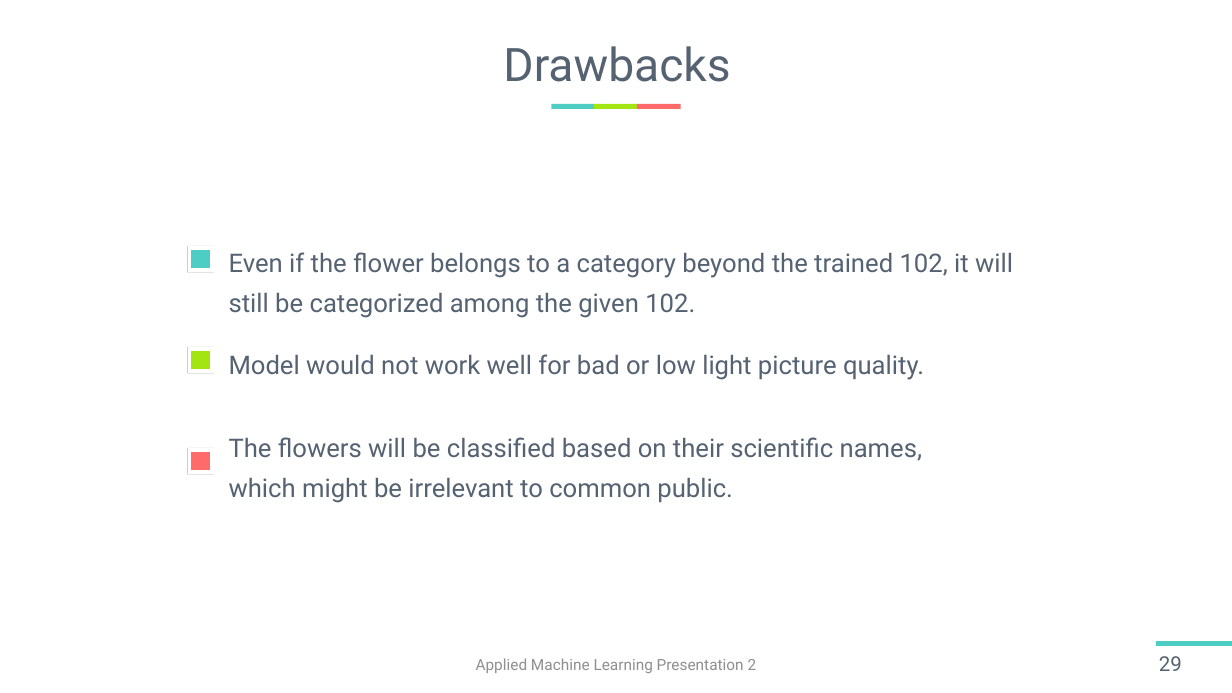
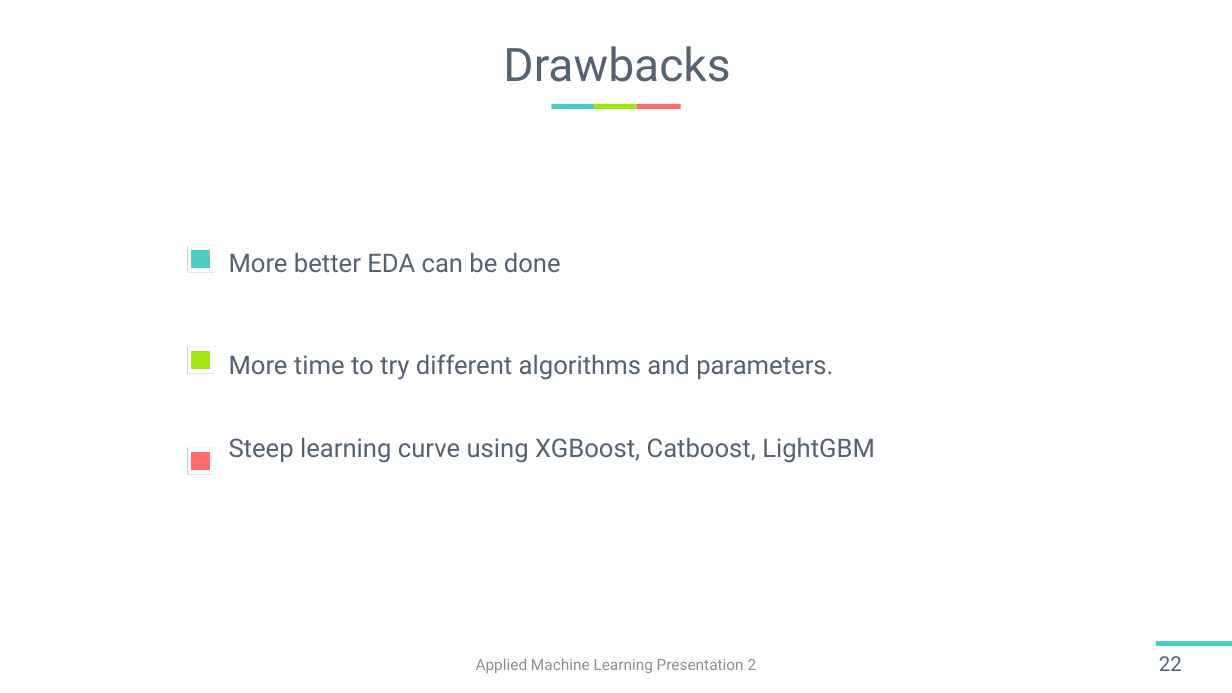
Before and after one commit to harshitsinghai77/garden-nerd-flower-recognition-data-science-competition, a slide deck: slide 22 of Team02_HarshitSinghai_147_0910_B2B5.pptx (slide 29 before the commit). Drawn at 1232x693 pixels with LibreOffice and Linux fonts; fonts in the diff are those of the drawing. Boxes give left, top, right and bottom in pixels: in the first picture for what was removed or moved away, otherwise in the second. Text is boxed around its words. In the diff, an @@ line names an element or a change of style, - is before the commit and + after.

```diff
--- a/Team02_HarshitSinghai_147_0910_B2B5.pptx
+++ b/Team02_HarshitSinghai_147_0910_B2B5.pptx
@@ text at bbox=[229, 252, 561, 272]: text changed @@
-Even if the flower belongs to a category beyond the trained 102, it will still be categorized among the given 102.
+More better EDA can be done
@@ text at bbox=[229, 354, 833, 380]: text changed @@
-Model would not work well for bad or low light picture quality.
+More time to try different algorithms and parameters.
@@ text at bbox=[229, 437, 875, 463]: text changed @@
-The flowers will be classified based on their scientific names, which might be irrelevant to common public.
+Steep learning curve using XGBoost, Catboost, LightGBM
@@ page number at bbox=[1159, 656, 1182, 671]: text changed @@
-29
+22
```
Also in this commit, not shown: 7 other slides changed, 3 slides added, 10 slides removed.
